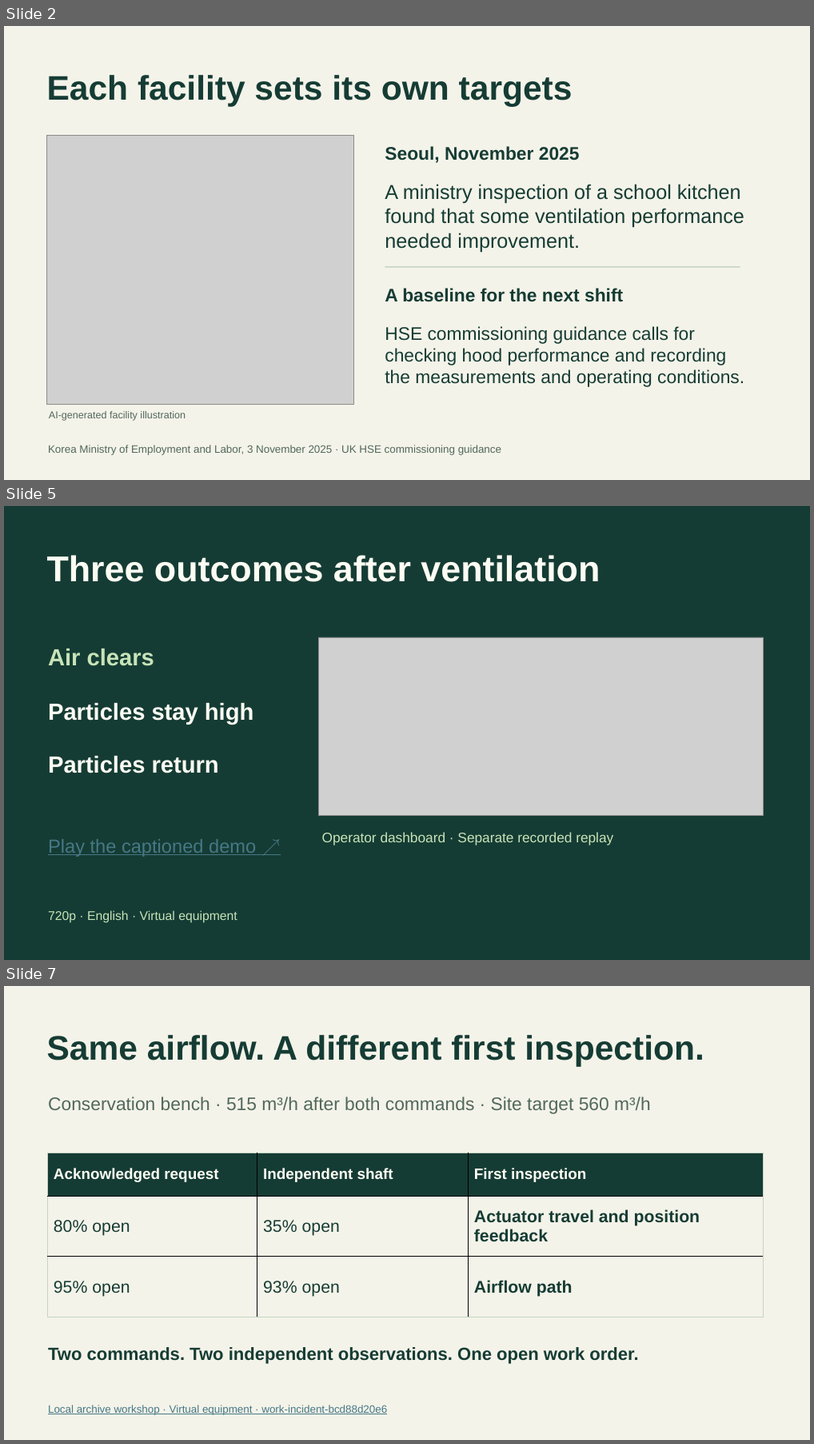
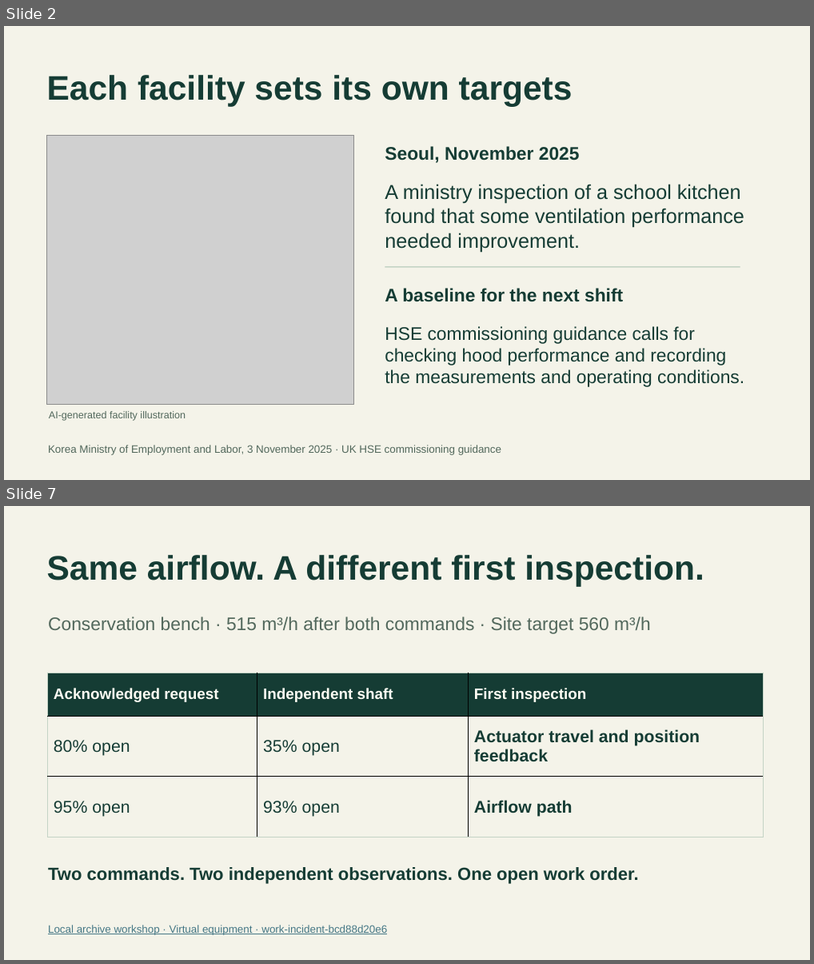
Before and after one commit to openSoom/openSoom, a slide deck: deliverables/presentation/openSoom-evaluation.pptx. Shown one above the other, each under a label of ours: slides 2, 5 and 7 before the commit, slides 2 and 7 after it; the slides between them are not shown. The pictures are 814x1444 and 814x964 pixels, drawn with LibreOffice and Linux fonts; fonts in the diff are those of the drawing; grey boxes stand for pictures. Boxes give left, top, right and bottom in pixels: in the first picture for what was removed or moved away, otherwise in the second. Text is boxed around its words. In the diff, an @@ line names an element or a change of style, - is before the commit and + after.

Commit message:
Show the two ventilation decisions and ship the evaluation kit

```diff
--- a/deliverables/presentation/openSoom-evaluation.pptx
+++ b/deliverables/presentation/openSoom-evaluation.pptx
@@ slide 5 removed at (4, 506, 810, 960), background #153C34 @@
@@ text removed at (47, 555, 600, 582) @@
-Three outcomes after ventilation
@@ text removed at (48, 648, 154, 666) @@
-Air clears
@@ picture removed at (319, 637, 764, 815) @@
@@ text removed at (48, 703, 254, 724) @@
-Particles stay high
@@ text removed at (48, 756, 219, 773) @@
-Particles return
@@ text removed at (48, 839, 256, 856) @@
-Play the captioned demo ↗
@@ text removed at (322, 832, 614, 845) @@
-Operator dashboard · Separate recorded replay
@@ text removed at (48, 910, 237, 923) @@
-720p · English · Virtual equipment
```
Also in this commit, not shown: 5 slides changed, 1 slide added, 37 other files.
